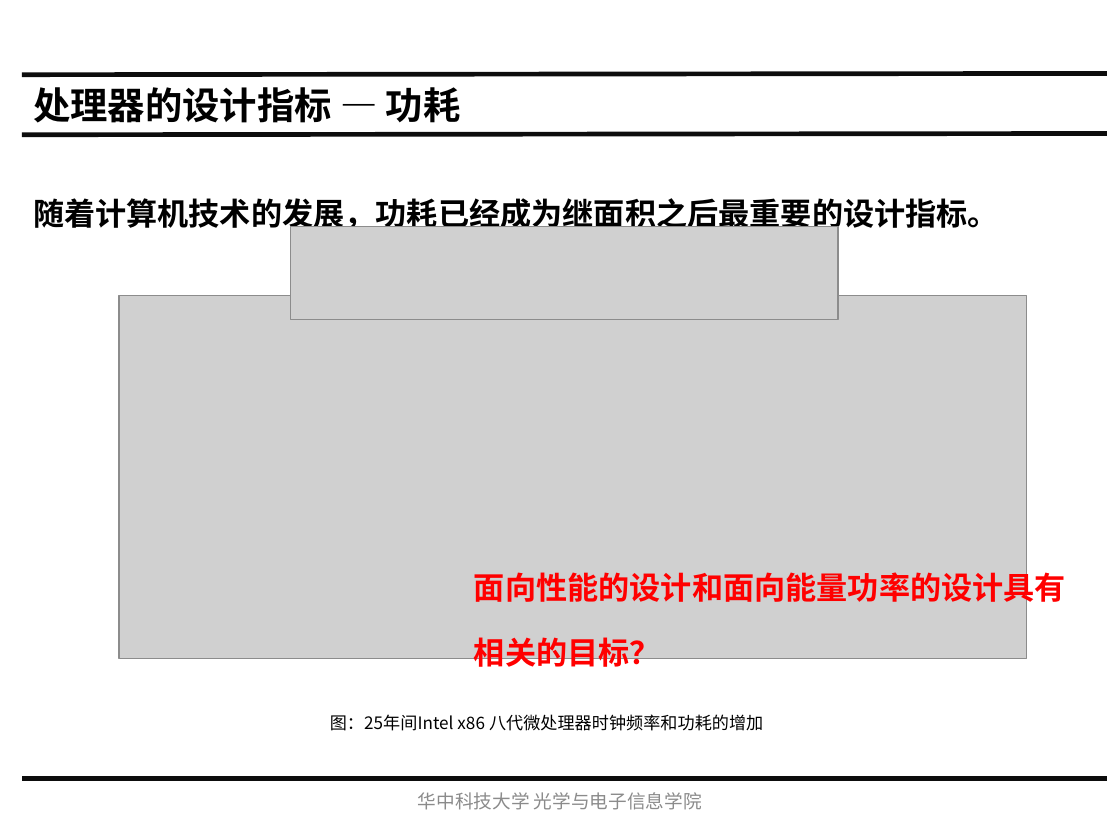
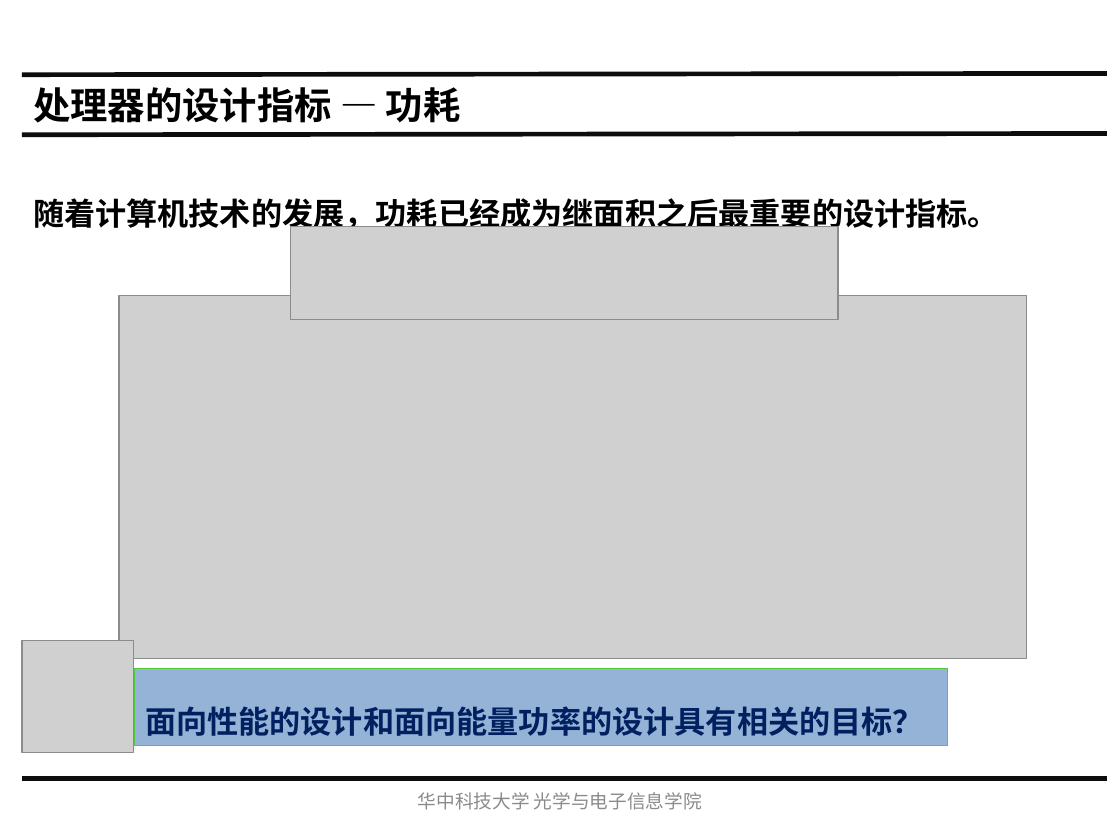
Before and after one commit to hust-gaoyujing/routine, a slide deck: slide 21 of daily/202105-risc-v/202105-risc-v/20210430-绪论/绪论.pptx (slide 19 before the commit). Drawn at 1120x840 pixels with LibreOffice and Linux fonts; fonts in the diff are those of the drawing; grey boxes stand for pictures. Boxes give left, top, right and bottom in pixels: in the first picture for what was removed or moved away, otherwise in the second. Text is boxed around its words. In the diff, an @@ line names an element or a change of style, - is before the commit and + after.

```diff
--- a/daily/202105-risc-v/202105-risc-v/20210430-绪论/绪论.pptx
+++ b/daily/202105-risc-v/202105-risc-v/20210430-绪论/绪论.pptx
@@ picture added at [22,641,134,753] @@
@@ rectangle "面向性能的设计和面向能量功率的设计具有相关的目标？": place and size @@
-rectangle "面向性能的设计和面向能量功率的设计具有相关的目标？" at [474,567,1066,672]
+rectangle "面向性能的设计和面向能量功率的设计具有相关的目标？" at [134,669,949,746]
@@ rectangle "面向性能的设计和面向能量功率的设计具有相关的目标？" at [134,669,949,746]: text colour #FF0000 to #002060; fill none to #95B3D7; outline none to #53C93D 0.75 pt @@
```
Also in this commit, not shown: 3 other slides changed.
